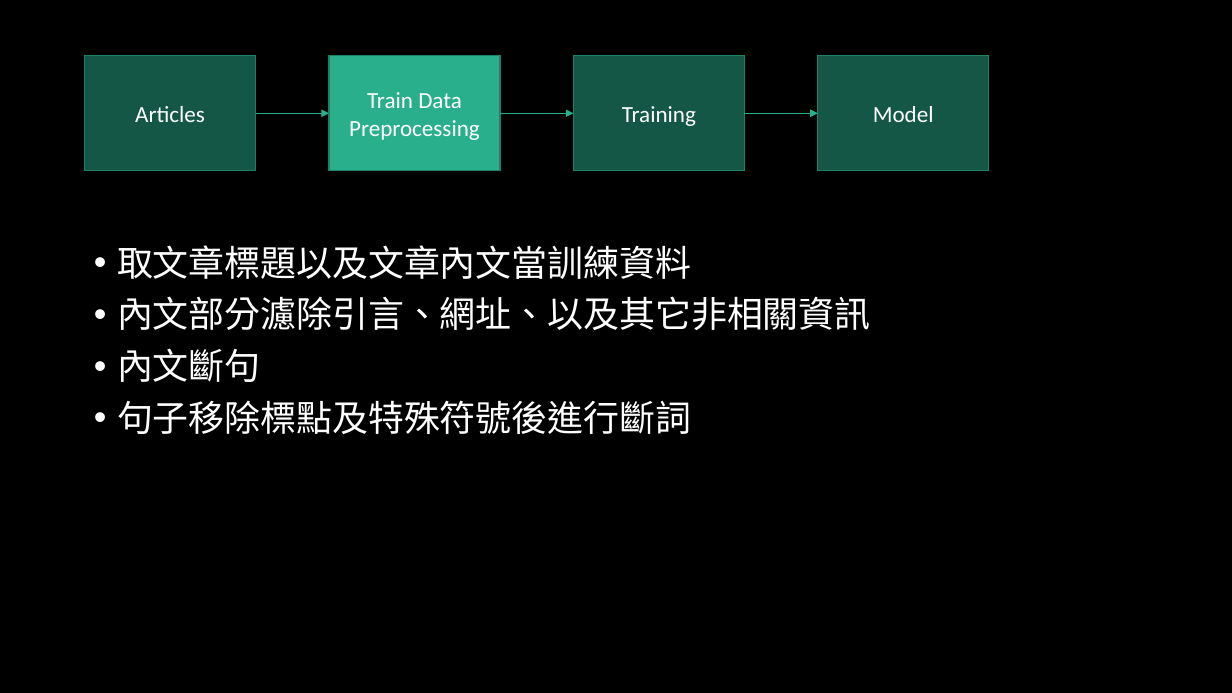
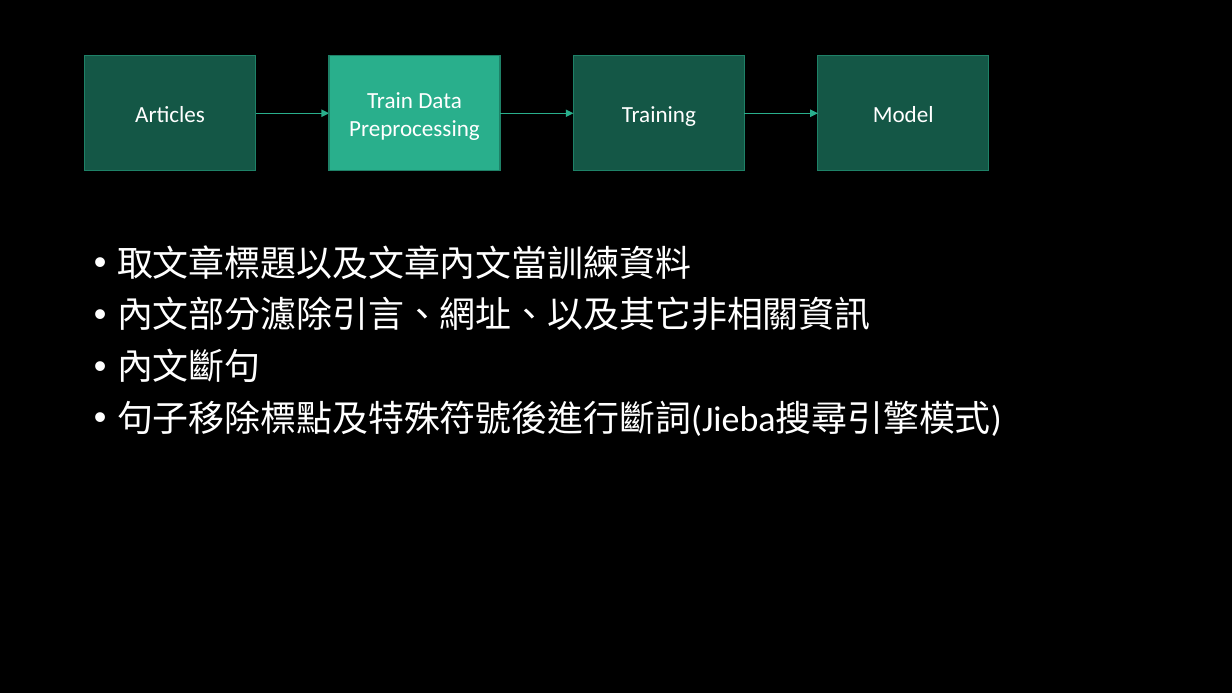
Before and after one commit to ZhongTing/HotTopicDetection, a slide deck: slide 7 of Hot-Topic-Detection.pptx. Drawn at 1232x693 pixels with LibreOffice and Linux fonts; fonts in the diff are those of the drawing. Boxes give left, top, right and bottom in pixels: in the first picture for what was removed or moved away, otherwise in the second. Text is boxed around its words. In the diff, an @@ line names an element or a change of style, - is before the commit and + after.

```diff
--- a/Hot-Topic-Detection.pptx
+++ b/Hot-Topic-Detection.pptx
@@ text at [117,400,1002,436]: text changed @@
-• 句子移除標點及特殊符號後進行斷詞
+• 句子移除標點及特殊符號後進行斷詞(Jieba搜尋引擎模式)
```
Also in this commit, not shown: 8 other slides changed, 19 slides added, 3 other files.
